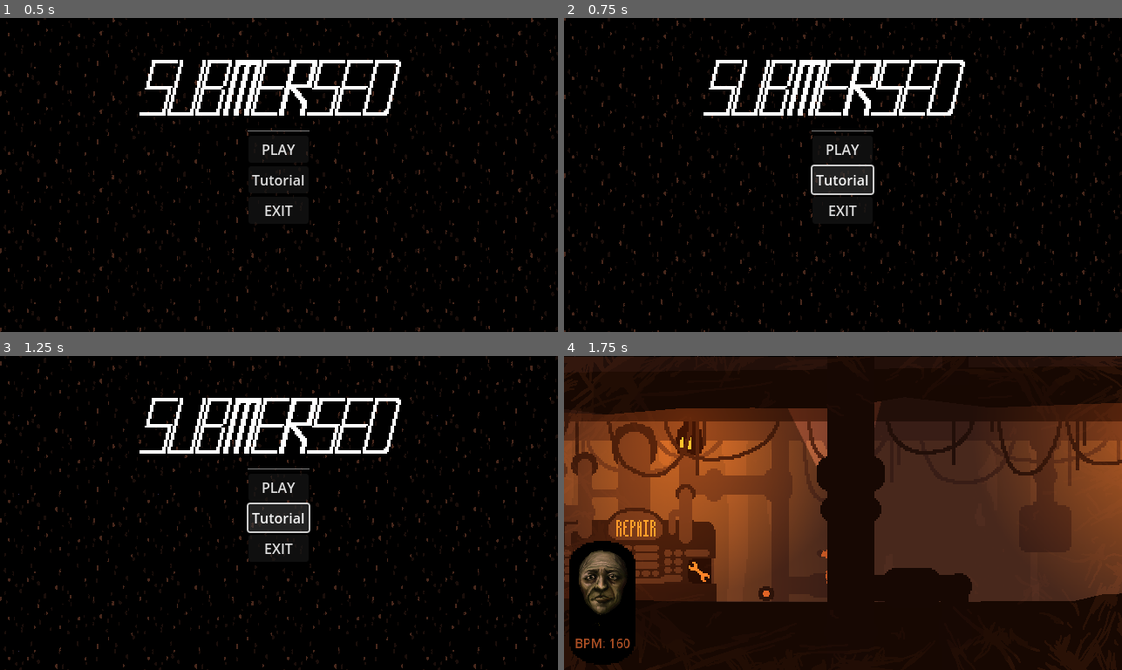
Above: before the commit, frames 1-4 (two rows, left to right).
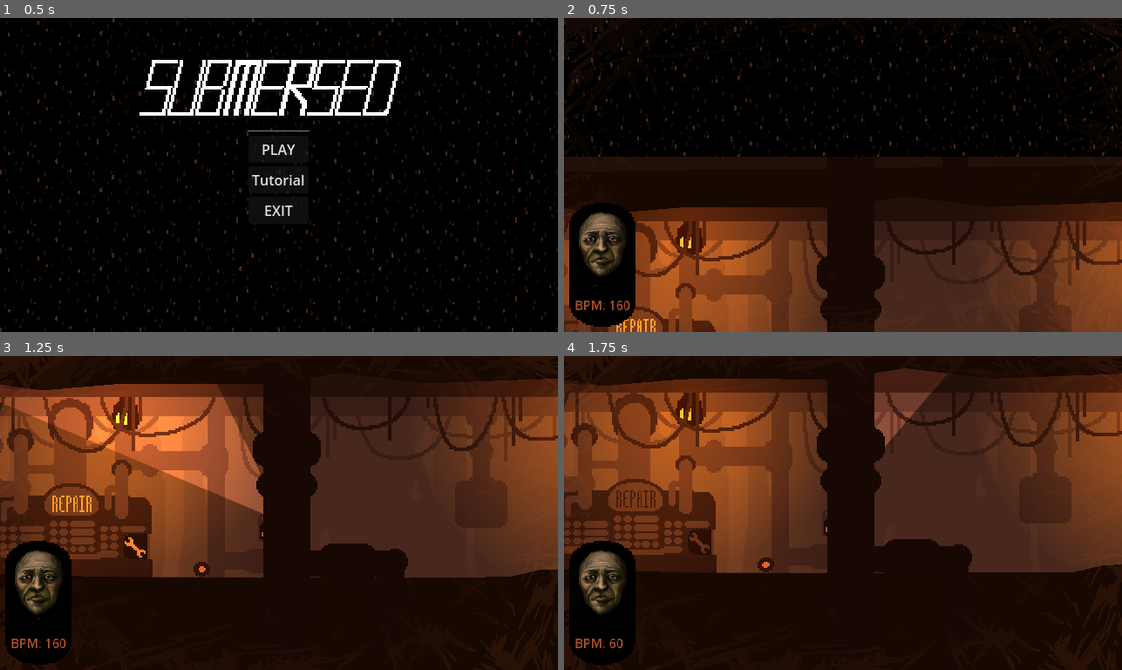
Above: after the commit, the same moments.

Repository: Parker-Vetter/SubwayUnderSea
Game: Godot game, scene res://Scenes/main_menu.tscn
The game is run twice, just before and just after one commit, with the same random seed, the same clock (stepped at 60 frames per second) and the same inputs. The engine's default icon, where the game draws it, is replaced by a stand-in: a white triangle on a blue panel in a dark square. Sound files missing from this copy of the repository are replaced by a short silence.
Inputs (mouse positions are in pixels of both pictures, inside the frame that each line leads up to):
- Up to frame 1 (0.5 s): no input
- Up to frame 2 (0.75 s): click "Tutorial" at 0.5 s
- Up to frame 3 (1.25 s): no input
- Up to frame 4 (1.75 s): click (843, 487) at 1.25 s, where only the run before the commit has a clickable "PLAY"

Frame 1 is identical in both runs. In frame 2, 45% of the frame differs, in the area x 0-100%, y 0-100%; in frame 3, 66%; in frame 4, 31%.

Commit message:
fixed main menu to call tutorial correctly

Diff:
--- a/subwaysea/Scripts/MainMenu/main_menu.gd
+++ b/subwaysea/Scripts/MainMenu/main_menu.gd
@@ -11,7 +11,7 @@
 	get_tree().quit()
 
 func _on_tutorial_button_pressed() -> void:
-	get_tree().change_scene_to_file("res://Scenes/tutorial_menu.tscn")
+	get_tree().change_scene_to_file("res://Scenes/TutorialScene.tscn")
 
 func _on_back_button_pressed() -> void:
 	get_tree().change_scene_to_file("res://Scenes/main_menu.tscn")
